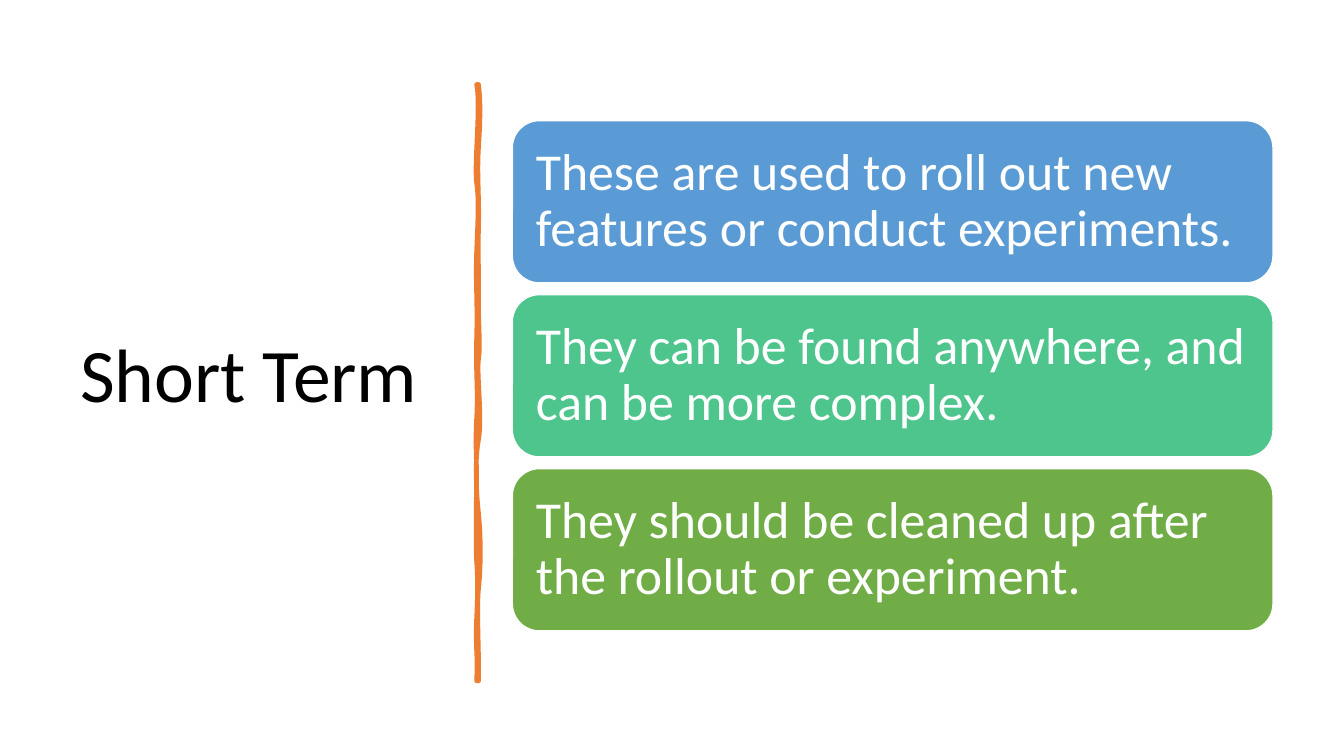
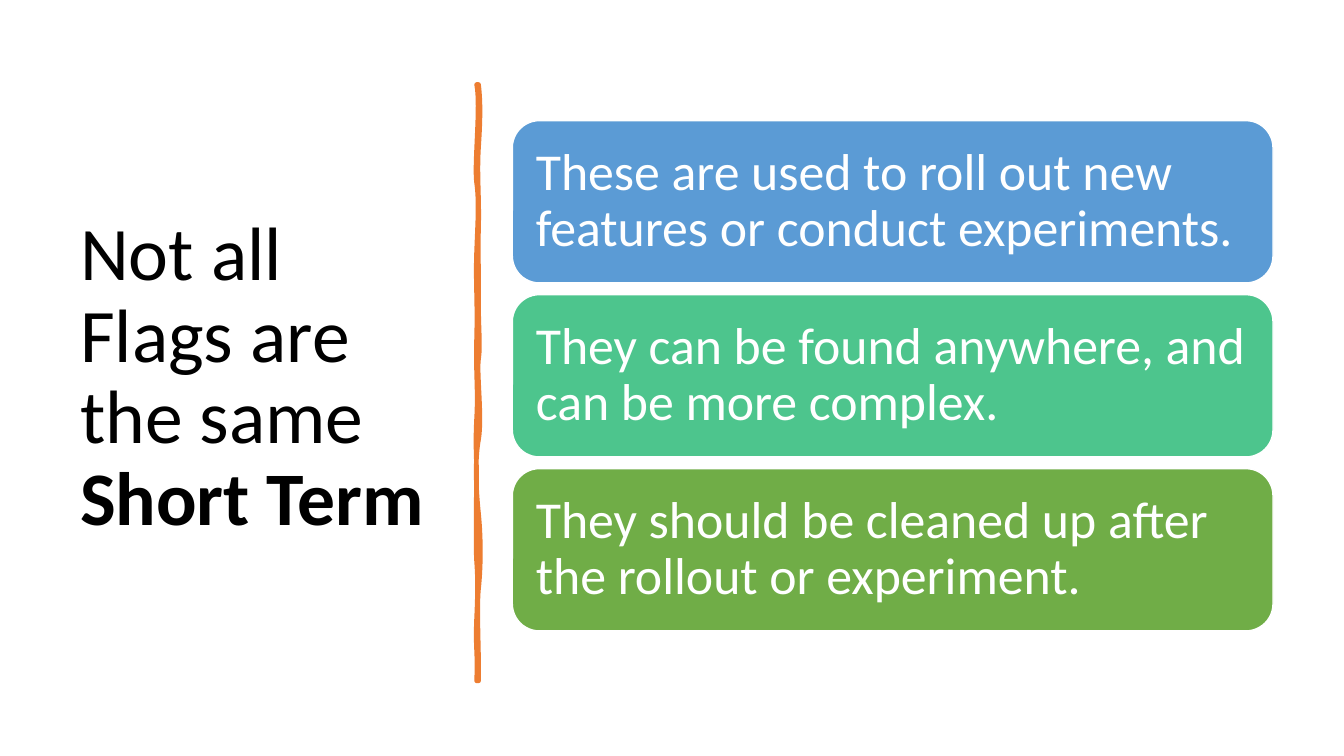
Before and after one commit to codebytes/feature-flags, a slide deck: slide 10 of Feature Flags.pptx (slide 12 before the commit). Drawn at 1344x756 pixels with LibreOffice and Linux fonts; fonts in the diff are those of the drawing. Boxes give left, top, right and bottom in pixels: in the first picture for what was removed or moved away, otherwise in the second. Text is boxed around its words. In the diff, an @@ line names an element or a change of style, - is before the commit and + after.

```diff
--- a/Feature Flags.pptx
+++ b/Feature Flags.pptx
@@ title at (x1=80, y1=227, x2=424, y2=526): text changed @@
-Short Term
+Not all Flags are the same Short Term
```
Also in this commit, not shown: 6 other slides changed, 3 slides removed.
